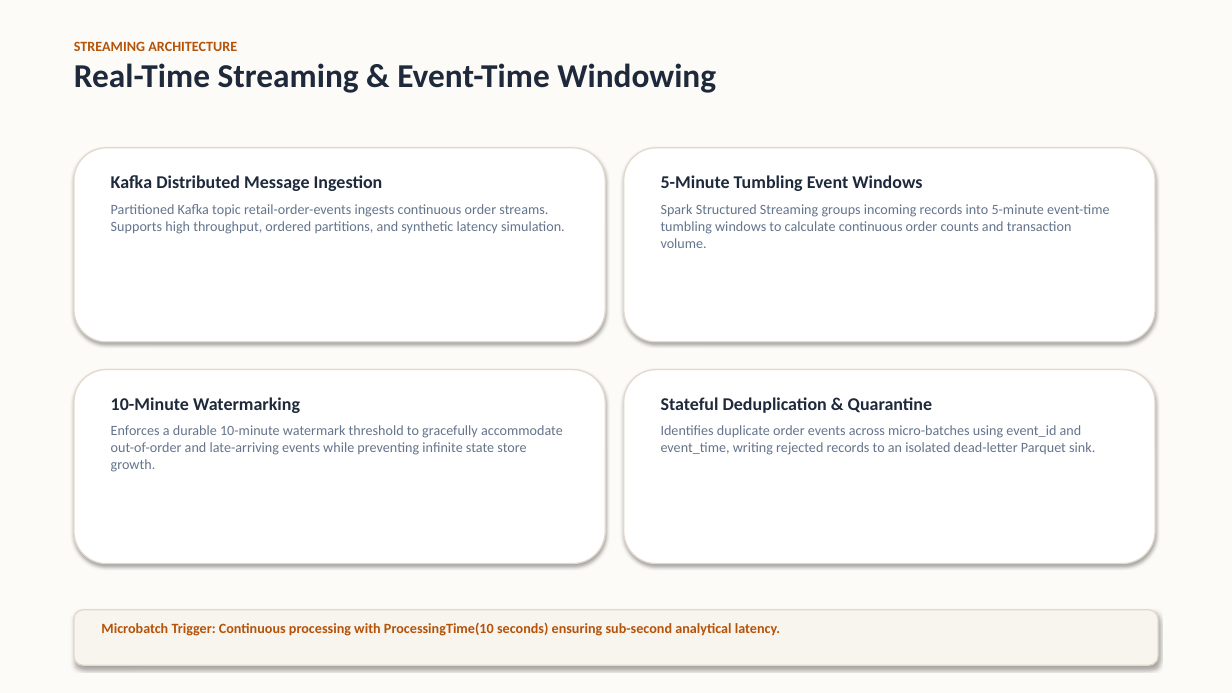
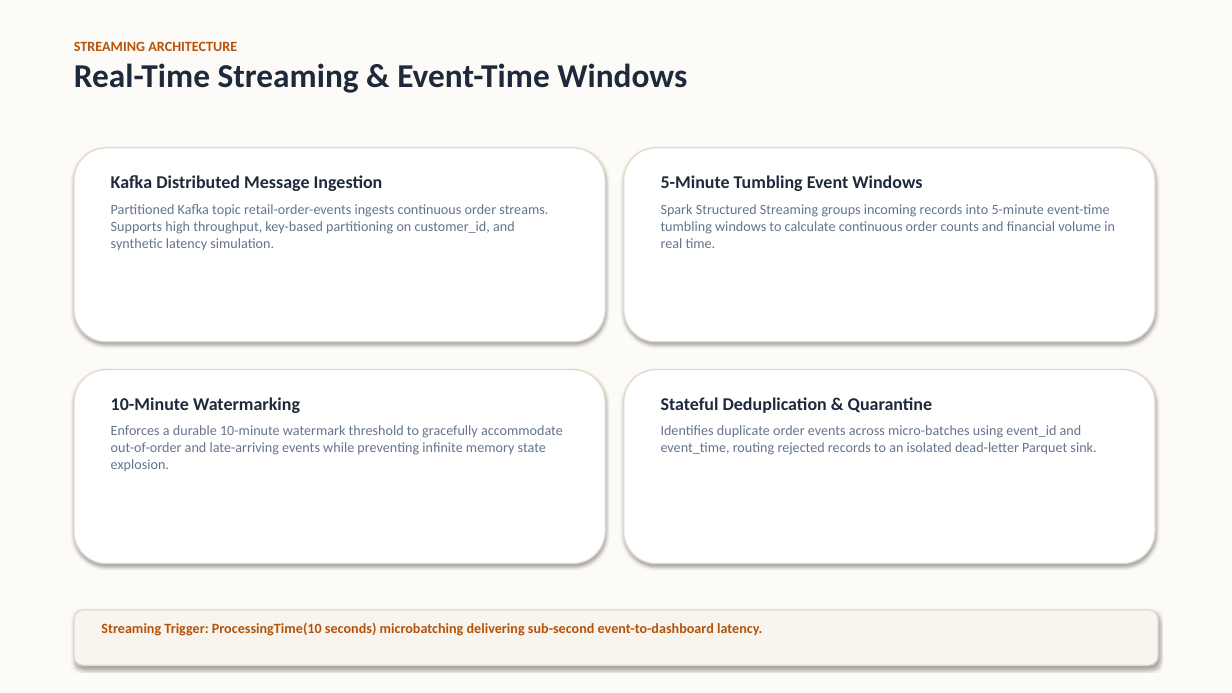
Before and after one commit to Yashchanna/PROJECT_NEXUS_Retail_Intelligence_Real-Time_Data_Analytics, a slide deck: slide 12 of PROJECT_NEXUS_Presentation.pptx (slide 11 before the commit). Drawn at 1232x693 pixels with LibreOffice and Linux fonts; fonts in the diff are those of the drawing. Boxes give left, top, right and bottom in pixels: in the first picture for what was removed or moved away, otherwise in the second. Text is boxed around its words. In the diff, an @@ line names an element or a change of style, - is before the commit and + after.

Commit message:
feat: embed high-resolution architecture diagrams, Star Schema ER, and dashboard charts into presentation and README

```diff
--- a/PROJECT_NEXUS_Presentation.pptx
+++ b/PROJECT_NEXUS_Presentation.pptx
@@ text at (x1=74, y1=63, x2=687, y2=93): text changed @@
-Real-Time Streaming & Event-Time Windowing
+Real-Time Streaming & Event-Time Windows
@@ text at (x1=111, y1=204, x2=548, y2=250): text changed @@
-Partitioned Kafka topic retail-order-events ingests continuous order streams. Supports high throughput, ordered partitions, and synthetic latency simulation.
+Partitioned Kafka topic retail-order-events ingests continuous order streams. Supports high throughput, key-based partitioning on customer_id, and synthetic latency simulation.
@@ text at (x1=661, y1=204, x2=1115, y2=248): text changed @@
-Spark Structured Streaming groups incoming records into 5-minute event-time tumbling windows to calculate continuous order counts and transaction volume.
+Spark Structured Streaming groups incoming records into 5-minute event-time tumbling windows to calculate continuous order counts and financial volume in real time.
@@ text at (x1=111, y1=425, x2=563, y2=471): text changed @@
-Enforces a durable 10-minute watermark threshold to gracefully accommodate out-of-order and late-arriving events while preventing infinite state store growth.
+Enforces a durable 10-minute watermark threshold to gracefully accommodate out-of-order and late-arriving events while preventing infinite memory state explosion.
@@ text at (x1=661, y1=425, x2=1096, y2=455): text changed @@
-Identifies duplicate order events across micro-batches using event_id and event_time, writing rejected records to an isolated dead-letter Parquet sink.
+Identifies duplicate order events across micro-batches using event_id and event_time, routing rejected records to an isolated dead-letter Parquet sink.
@@ text at (x1=101, y1=622, x2=762, y2=636): text changed @@
-Microbatch Trigger: Continuous processing with ProcessingTime(10 seconds) ensuring sub-second analytical latency.
+Streaming Trigger: ProcessingTime(10 seconds) microbatching delivering sub-second event-to-dashboard latency.
```
Also in this commit, not shown: 10 other slides changed, 9 slides added, 9 slides removed, 8 other files.
